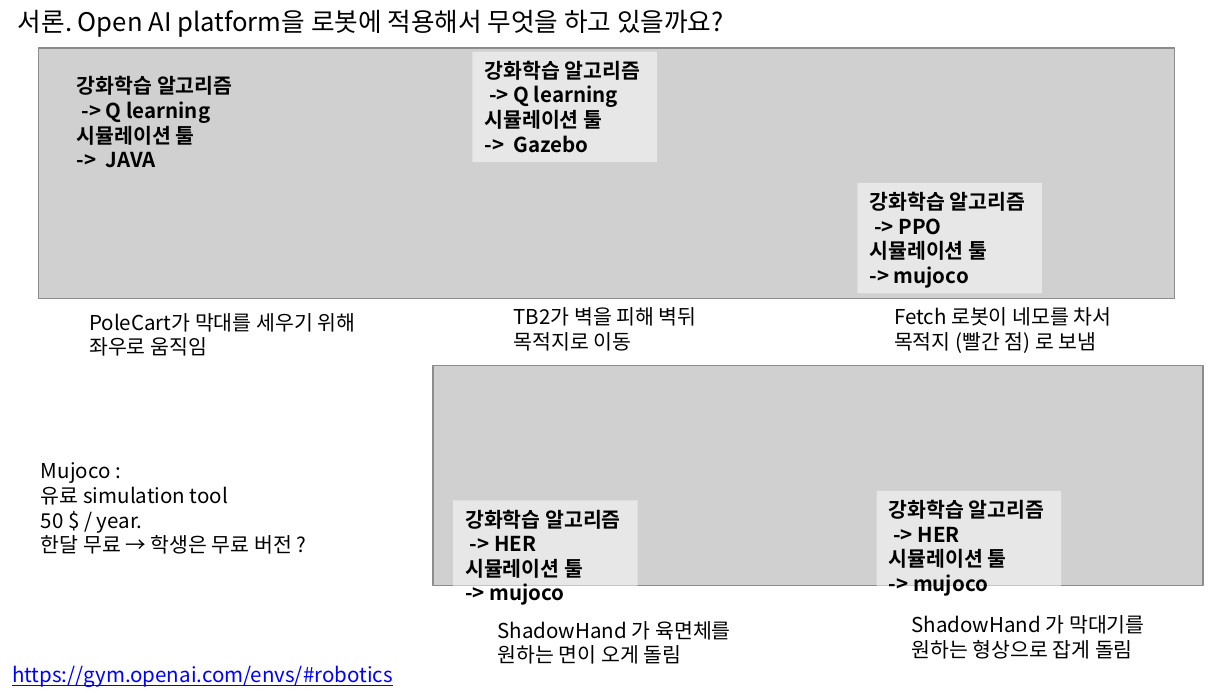
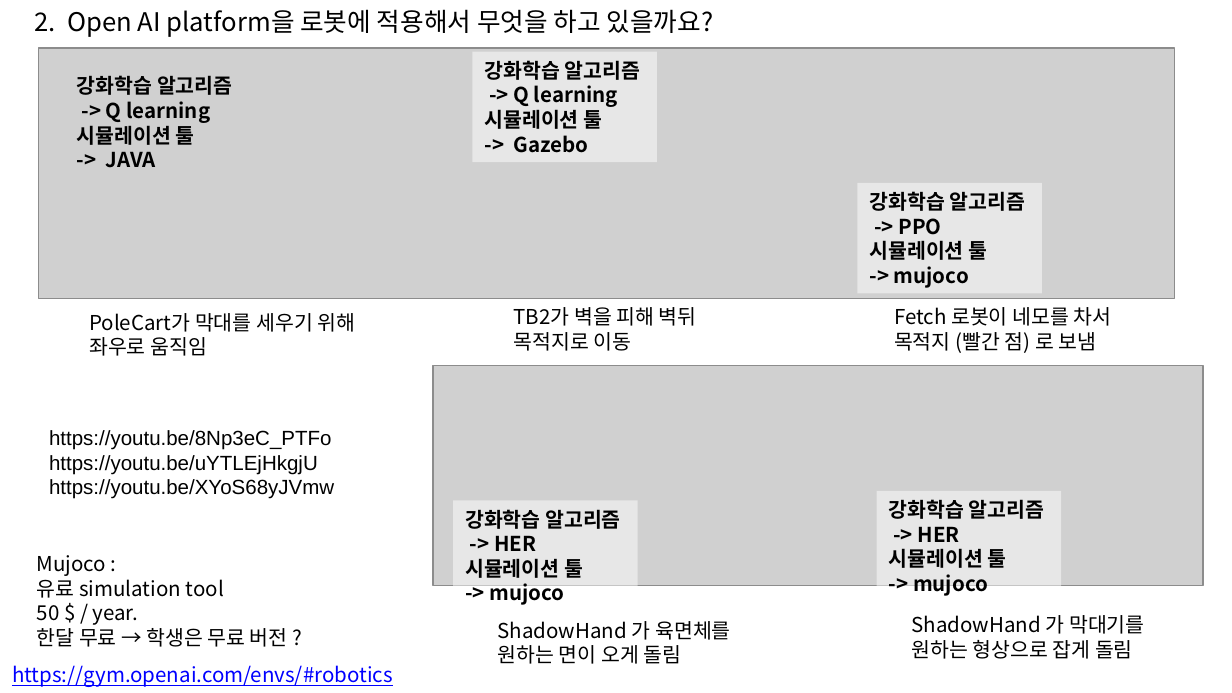
Before and after one commit to jeongam5785/documents, a slide deck: slide 3 of auturbo_2019_spring/auturbo_2019_spring_week5/openai/openai_ros.pptx (slide 2 before the commit). Drawn at 1232x693 pixels with LibreOffice and Linux fonts; fonts in the diff are those of the drawing; grey boxes stand for pictures; background and template pictures are left out. Boxes give left, top, right and bottom in pixels: in the first picture for what was removed or moved away, otherwise in the second. Text is boxed around its words. In the diff, an @@ line names an element or a change of style, - is before the commit and + after.

```diff
--- a/auturbo_2019_spring/auturbo_2019_spring_week5/openai/openai_ros.pptx
+++ b/auturbo_2019_spring/auturbo_2019_spring_week5/openai/openai_ros.pptx
@@ text at [34,9,713,37]: text changed @@
-서론. Open AI platform을 로봇에 적용해서 무엇을 하고 있을까요?
+2. Open AI platform을 로봇에 적용해서 무엇을 하고 있을까요?
@@ text added at [49,430,334,499], 12 pt, text #000000 @@
+https://youtu.be/8Np3eC_PTFo
+https://youtu.be/uYTLEjHkgjU
+https://youtu.be/XYoS68yJVmw
@@ text "Mujoco :": place and size @@
-text "Mujoco :" at [41,462,292,554]
+text "Mujoco :" at [37,555,288,647]
```
Also in this commit, not shown: 10 other slides changed, 6 slides added, 3 slides removed, 1 other file.
